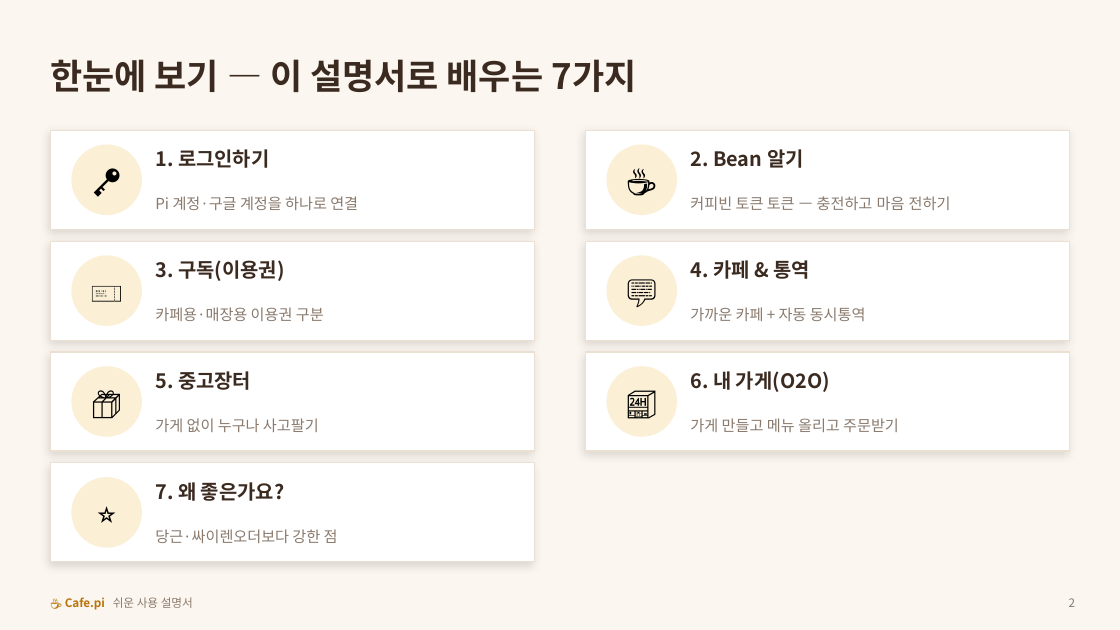
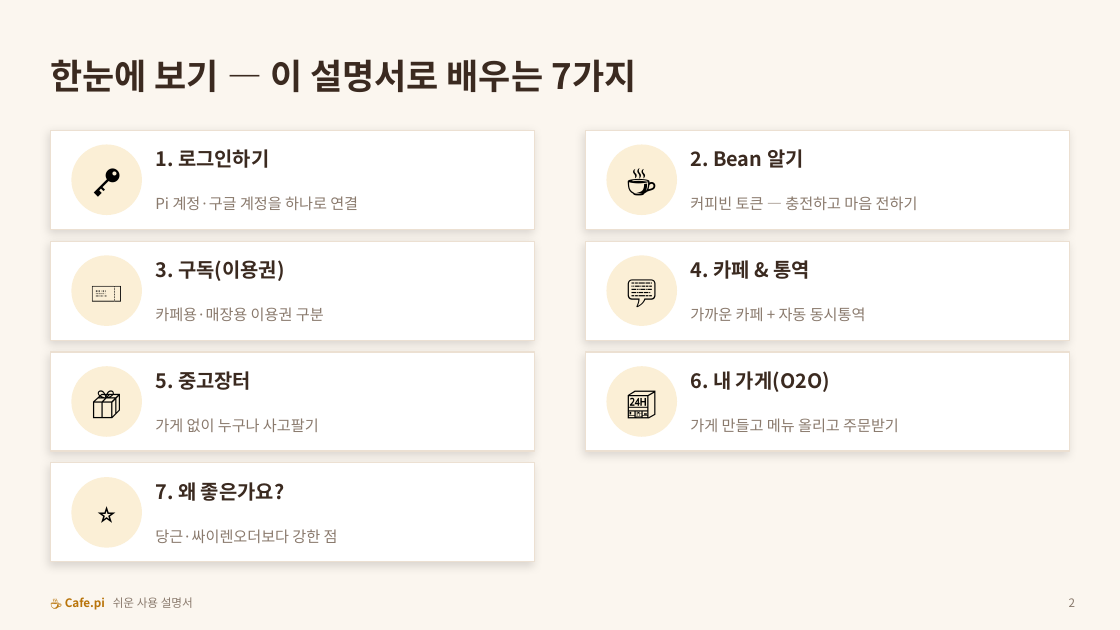
Before and after one commit to anakinwon/loginpi, a slide deck: slide 2 of docs/Cafe.pi_쉬운_사용자매뉴얼.pptx. Drawn at 1120x630 pixels with LibreOffice and Linux fonts; fonts in the diff are those of the drawing. Boxes give left, top, right and bottom in pixels: in the first picture for what was removed or moved away, otherwise in the second. Text is boxed around its words. In the diff, an @@ line names an element or a change of style, - is before the commit and + after.

```diff
--- a/docs/Cafe.pi_쉬운_사용자매뉴얼.pptx
+++ b/docs/Cafe.pi_쉬운_사용자매뉴얼.pptx
@@ text at box(690, 196, 918, 210): text changed @@
-커피빈 토큰 토큰 — 충전하고 마음 전하기
+커피빈 토큰 — 충전하고 마음 전하기
```
Also in this commit, not shown: 4 other slides changed.
